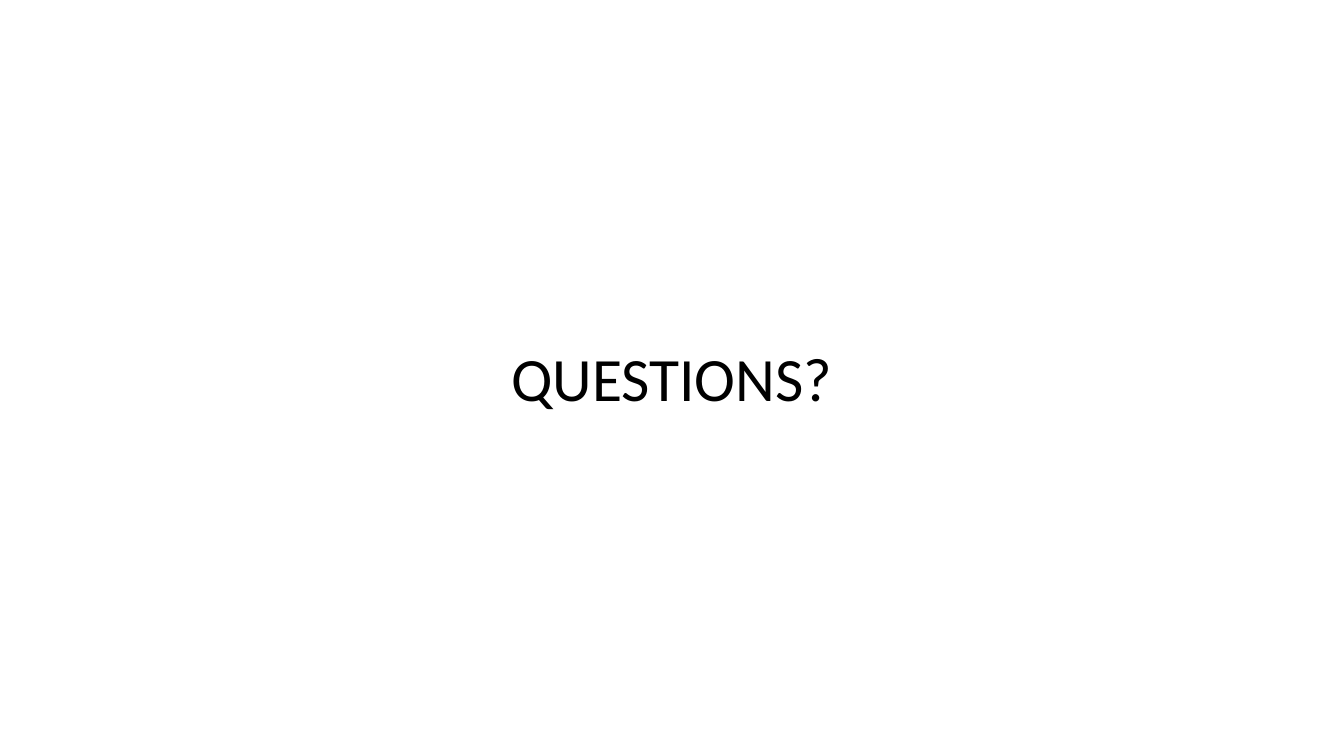
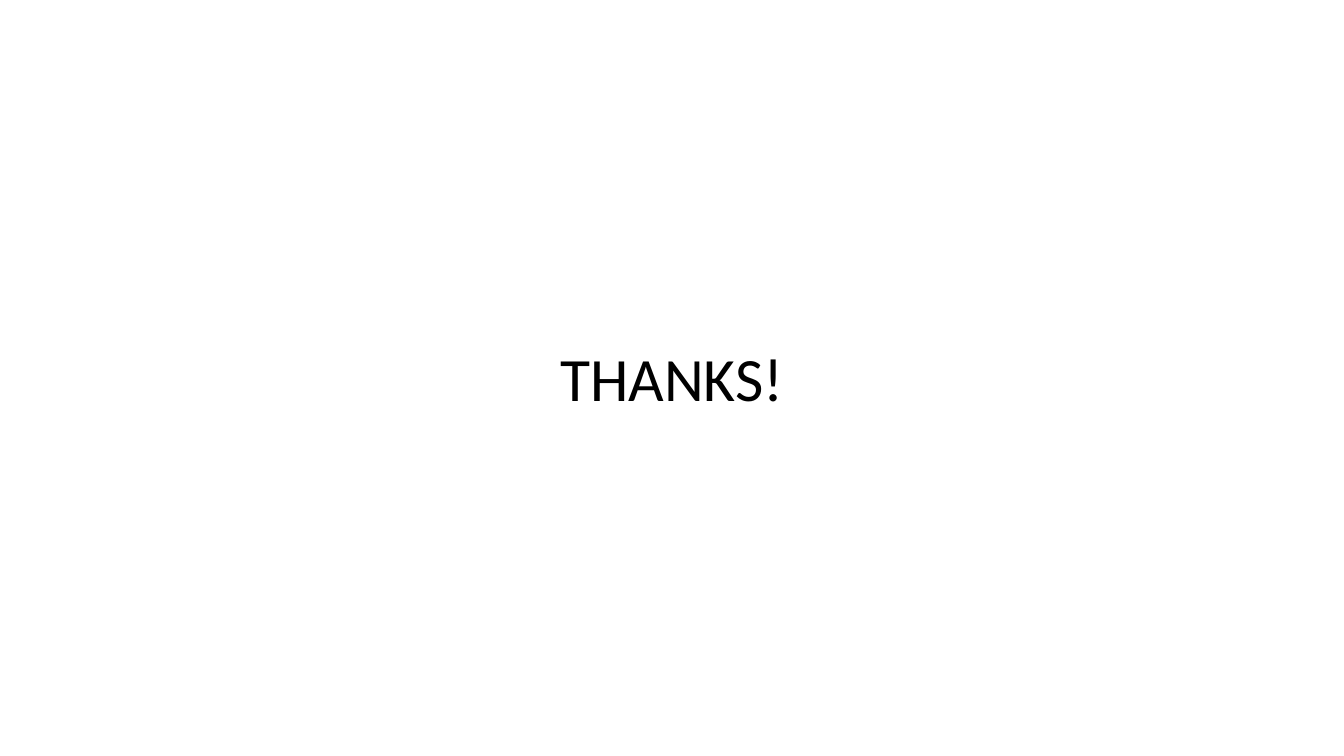
Before and after one commit to sydeaka/workflow-automation, a slide deck: slide 15 of Sydeaka_Watson_UTDallasDSC2018_Workflow_Automation.pptx. Drawn at 1344x756 pixels with LibreOffice and Linux fonts; fonts in the diff are those of the drawing. Boxes give left, top, right and bottom in pixels: in the first picture for what was removed or moved away, otherwise in the second. Text is boxed around its words. In the diff, an @@ line names an element or a change of style, - is before the commit and + after.

```diff
--- a/Sydeaka_Watson_UTDallasDSC2018_Workflow_Automation.pptx
+++ b/Sydeaka_Watson_UTDallasDSC2018_Workflow_Automation.pptx
@@ title at box(560, 359, 784, 402): text changed @@
-QUESTIONS?
+THANKS!
```
Also in this commit, not shown: 3 other slides changed, 14 other files.
